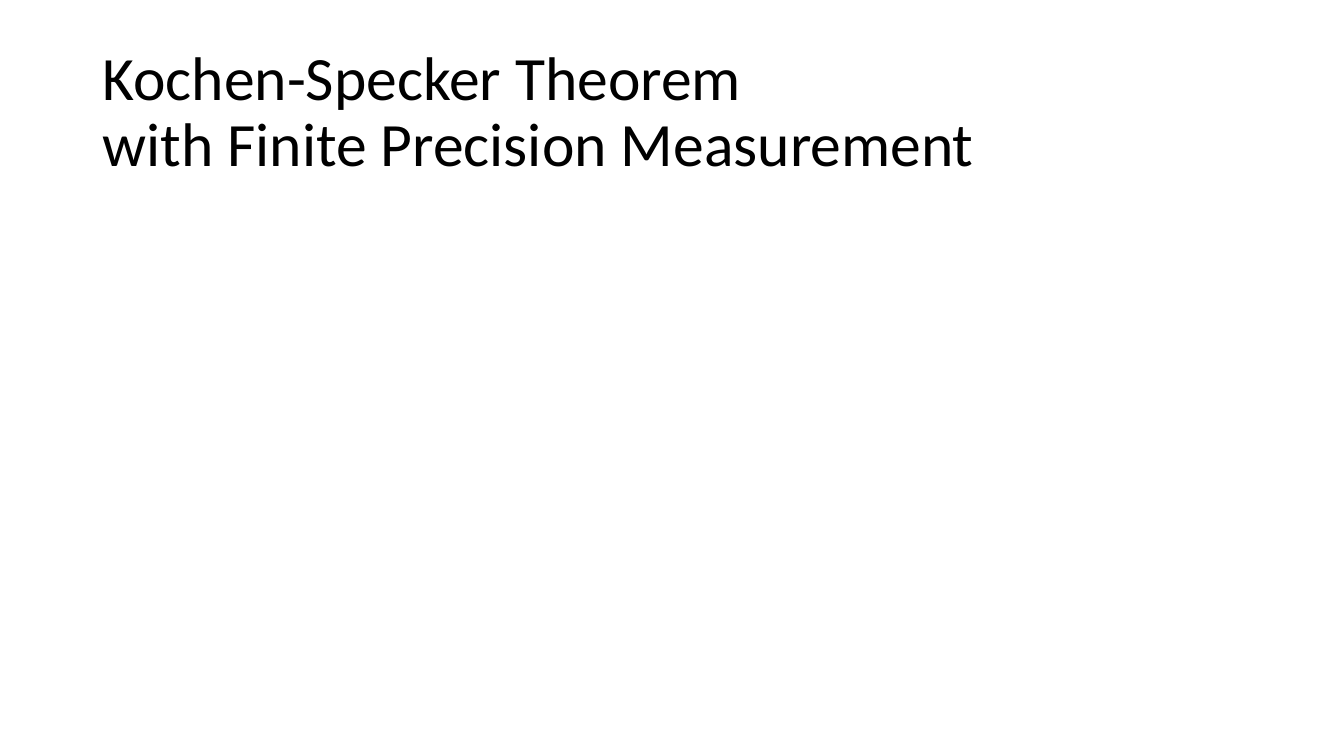
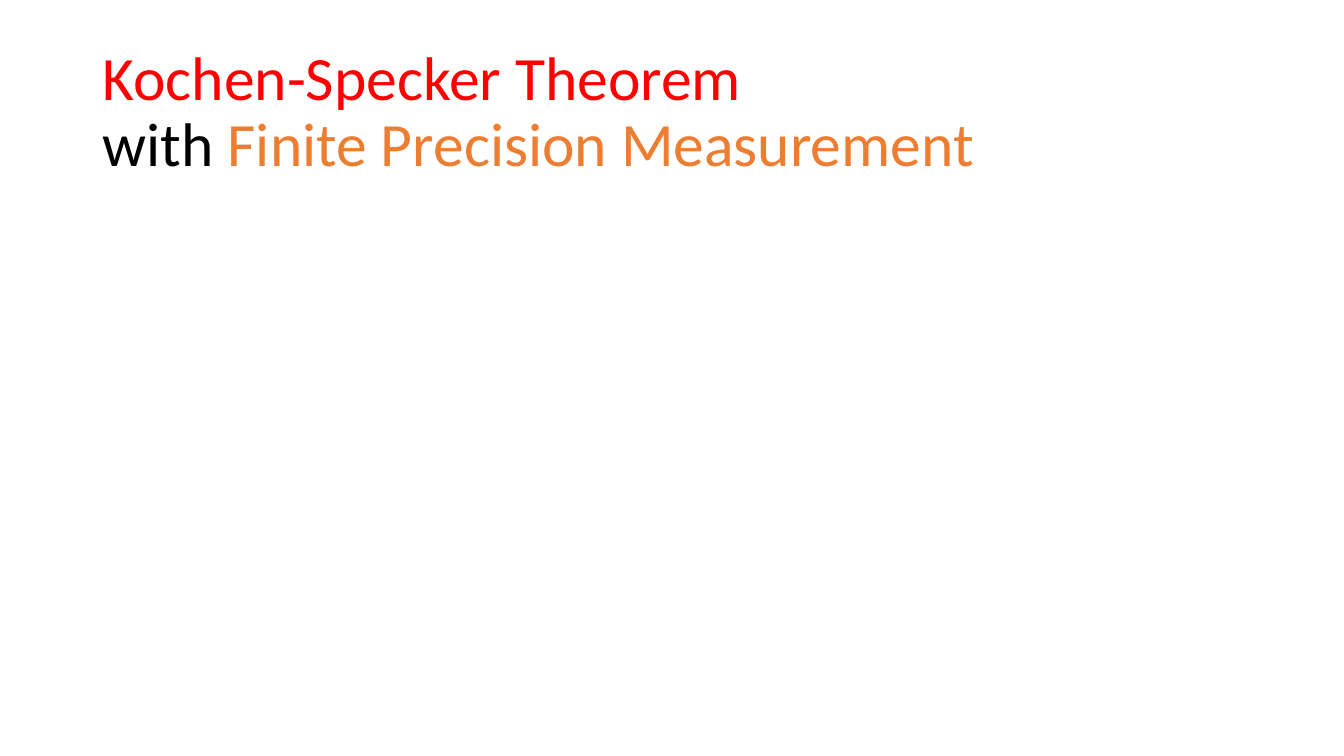
Before and after one commit to yuttai/Contextuality-and-Nonlocality-in-Discrete-Quantum-Theory, a slide deck: slide 28 of prop_letter.pptx (slide 27 before the commit). Drawn at 1344x756 pixels with LibreOffice and Linux fonts; fonts in the diff are those of the drawing; grey boxes stand for pictures. Boxes give left, top, right and bottom in pixels: in the first picture for what was removed or moved away, otherwise in the second. Text is boxed around its words. In the diff, an @@ line names an element or a change of style, - is before the commit and + after.

```diff
--- a/prop_letter.pptx
+++ b/prop_letter.pptx
@@ title "Kochen-Specker Theorem with Finite Precision ..." at box(102, 57, 974, 167): text colour #000000 to #FF0000 in "Kochen-Specker Theorem"; text colour #000000 to #ED7D31 in "Finite Precision Measurement" @@
```
Also in this commit, not shown: 2 other slides changed, 3 slides added.
